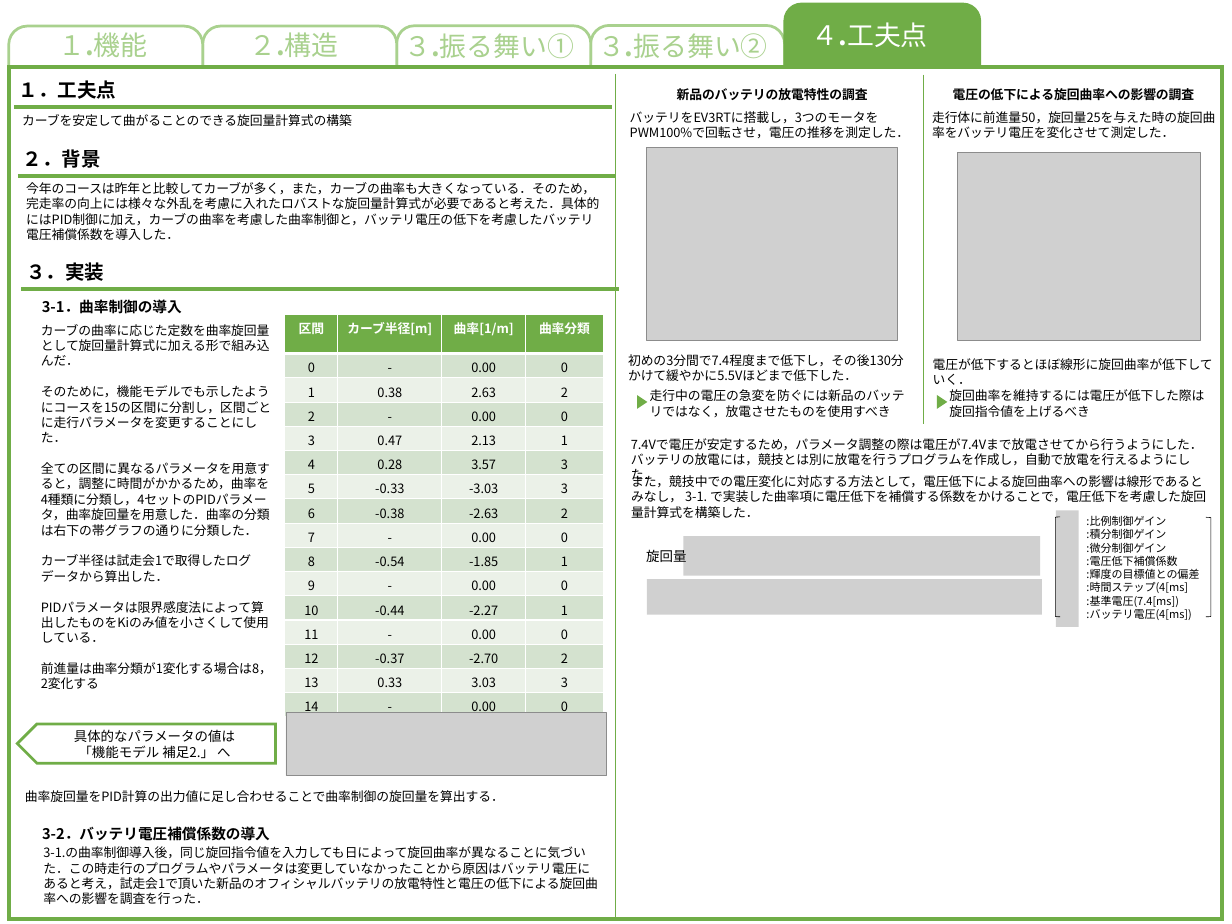
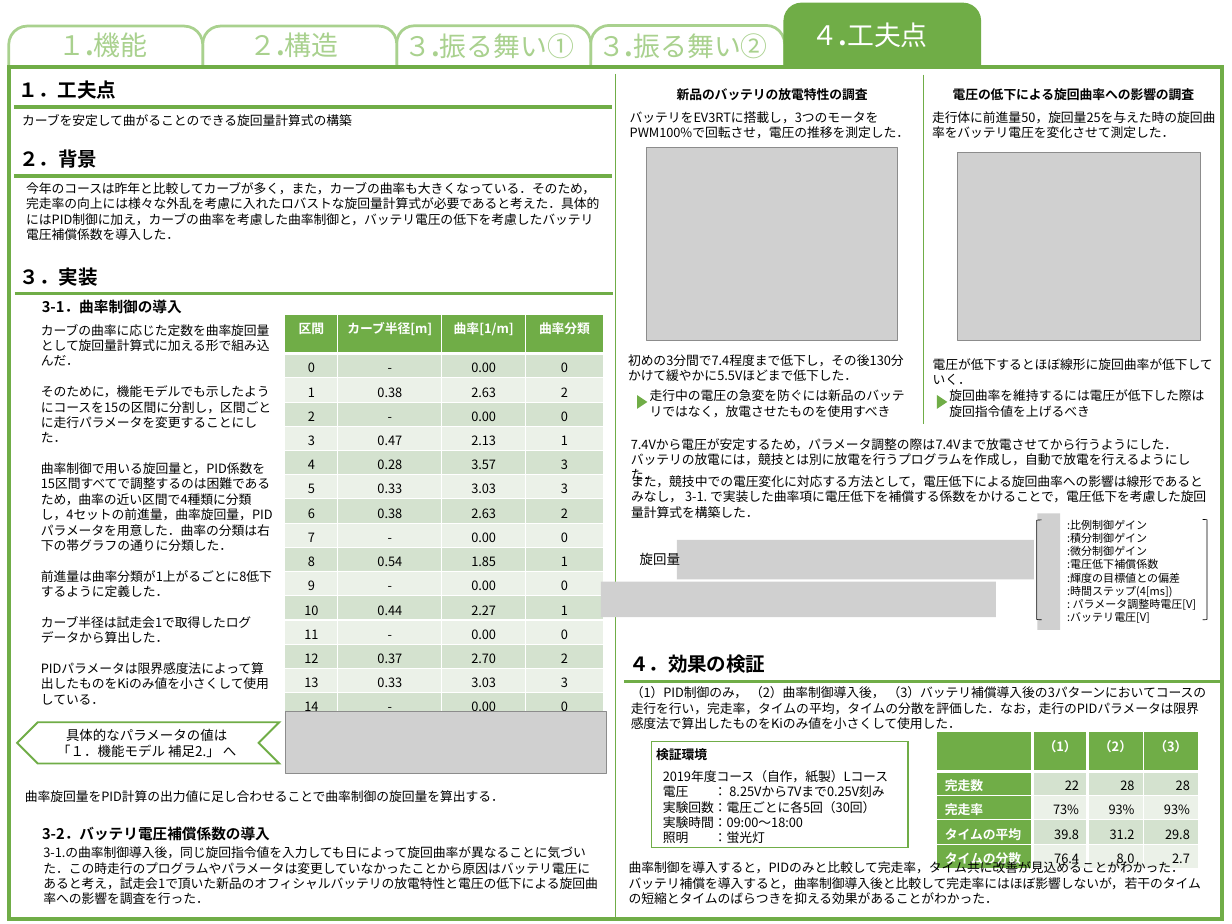
Before and after one commit to akita-lab-2019/model, a slide deck: slide 1 of PowerPoint/工夫点.pptx (slide 7 before the commit). Drawn at 1232x924 pixels with LibreOffice and Linux fonts; fonts in the diff are those of the drawing; grey boxes stand for pictures. Boxes give left, top, right and bottom in pixels: in the first picture for what was removed or moved away, otherwise in the second. Text is boxed around its words. In the diff, an @@ line names an element or a change of style, - is before the commit and + after.

```diff
--- a/PowerPoint/工夫点.pptx
+++ b/PowerPoint/工夫点.pptx
@@ table at (285, 314, 604, 716) @@
-row 7, column 2: -0.33
+row 7, column 2: 0.33
-row 7, column 3: -3.03
+row 7, column 3: 3.03
-row 8, column 2: -0.38
+row 8, column 2: 0.38
-row 8, column 3: -2.63
+row 8, column 3: 2.63
-row 10, column 2: -0.54
+row 10, column 2: 0.54
-row 10, column 3: -1.85
+row 10, column 3: 1.85
-row 12, column 2: -0.44
+row 12, column 2: 0.44
-row 12, column 3: -2.27
+row 12, column 3: 2.27
-row 14, column 2: -0.37
+row 14, column 2: 0.37
-row 14, column 3: -2.70
+row 14, column 3: 2.70
@@ text at (631, 438, 1177, 450): text changed @@
-7.4Vで電圧が安定するため，パラメータ調整の際は電圧が7.4Vまで放電させてから行うようにした．
+7.4Vから電圧が安定するため，パラメータ調整の際は7.4Vまで放電させてから行うようにした．
@@ text at (41, 462, 273, 582): text changed @@
-全ての区間に異なるパラメータを用意すると，調整に時間がかかるため，曲率を4種類に分類し，4セットのPIDパラメータ，曲率旋回量を用意した．曲率の分類は右下の帯グラフの通りに分類した．
+曲率制御で用いる旋回量と，PID係数を15区間すべてで調整するのは困難であるため，曲率の近い区間で4種類に分類し，4セットの前進量，曲率旋回量，PIDパラメータを用意した．曲率の分類は右下の帯グラフの通りに分類した．
+前進量は曲率分類が1上がるごとに8低下するように定義した．
@@ left bracket: place and size @@
-left bracket at (1055, 517, 1060, 616)
+left bracket at (1037, 520, 1041, 620)
@@ picture: place and size @@
-picture at (1056, 510, 1079, 627)
+picture at (1038, 513, 1060, 629)
@@ text ":比例制御ゲイン": place and size @@
-text ":比例制御ゲイン" at (1086, 516, 1199, 620)
+text ":比例制御ゲイン" at (1067, 519, 1196, 623)
@@ 2 texts, 1 line, 1 left bracket: place and size @@
-2 texts, 1 line, 1 left bracket at (18, 149, 1212, 617)
+2 texts, 1 line, 1 left bracket at (14, 149, 1207, 620)
@@ 1 text, 1 line, 1 picture: place and size @@
-1 text, 1 line, 1 picture at (21, 262, 1040, 576)
+1 text, 1 line, 1 picture at (15, 267, 1034, 580)
@@ picture: place and size @@
-picture at (647, 579, 1042, 614)
+picture at (601, 582, 996, 617)
@@ text at (1067, 585, 1196, 623): text changed @@
-:時間ステップ(4[ms]
-:基準電圧(7.4[ms])
-:バッテリ電圧(4[ms])
+:時間ステップ(4[ms])
+: パラメータ調整時電圧[V]
+:バッテリ電圧[V]
@@ text added at (629, 654, 765, 673), 16 pt, text #000000, bold @@
+４．効果の検証
@@ text at (41, 662, 272, 689): paragraph removed @@
-前進量は曲率分類が1変化する場合は8，2変化する
@@ line added from (625, 681) to (1222, 681), #70AD47 3 pt @@
@@ text added at (631, 686, 1207, 714), 10.5 pt, text #000000 @@
+（1）PID制御のみ， （2）曲率制御導入後， （3）バッテリ補償導入後の3パターンにおいてコースの走行を行い，完走率，タイムの平均，タイムの分散を評価した．なお，走行のPIDパラメータは限界感度法で算出したものをKiのみ値を小さくして使用した．
@@ text "具体的なパラメータの値は": place and size @@
-text "具体的なパラメータの値は" at (74, 729, 235, 758)
+text "具体的なパラメータの値は" at (57, 728, 236, 757)
@@ chevron added at (17, 722, 279, 764), outline #70AD47 1.5 pt @@
@@ pentagon arrow removed at (18, 724, 275, 764) @@
@@ text at (57, 744, 236, 757): text changed @@
-「機能モデル 補足2.」 へ
+「１．機能モデル 補足2.」 へ
@@ rectangle added at (652, 742, 908, 847), outline #70AD47 1 pt @@
@@ text added at (656, 746, 707, 764), 10.5 pt, text #000000, bold @@
+検証環境
@@ table added at (936, 732, 1199, 871), 5 rows, 4 columns @@
+ | （1） | （2） | （3）
+完走数 | 22 | 28 | 28
+完走率 | 73% | 93% | 93%
+タイムの平均 | 39.8 | 31.2 | 29.8
+タイムの分散 | 76.4 | 8.0 | 2.7
@@ text added at (663, 770, 888, 843), 10.5 pt, text #000000 @@
+2019年度コース（自作，紙製）Lコース
+電圧 ： 8.25Vから7Vまで0.25V刻み
+実験回数：電圧ごとに各5回（30回）
+実験時間：09:00〜18:00
+照明 ：蛍光灯
@@ text added at (629, 859, 1201, 904), 10.5 pt, text #000000 @@
+曲率制御を導入すると，PIDのみと比較して完走率，タイム共に改善が見込めることがわかった．
+バッテリ補償を導入すると，曲率制御導入後と比較して完走率にはほぼ影響しないが，若干のタイムの短縮とタイムのばらつきを抑える効果があることがわかった．
```
Also in this commit, not shown: 6 slides removed.
